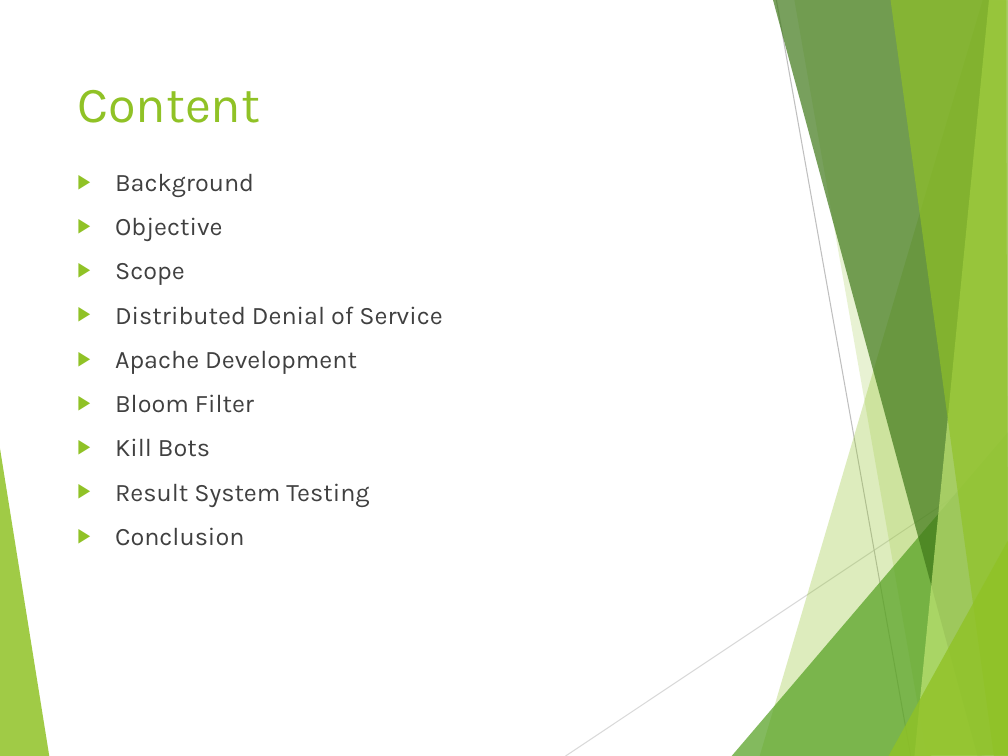
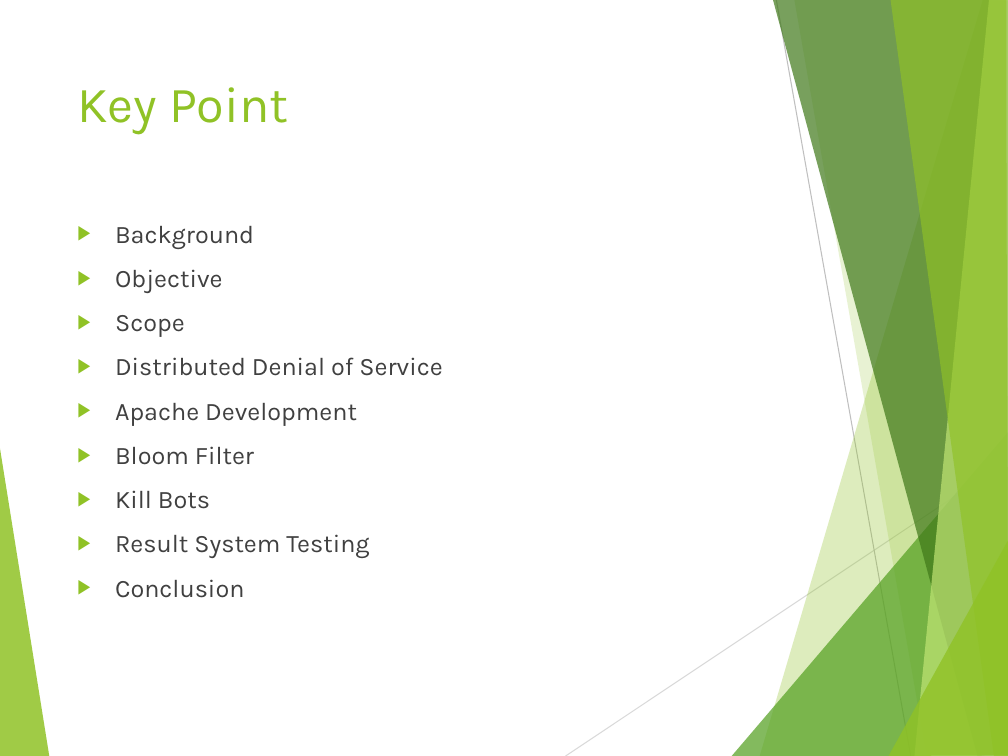
Before and after one commit to iankinch84/TugasAkhirSTTS, a slide deck: slide 2 of _TUGAS AKHIR/BUKU/Current/Presentasi/Presentasi Seminar.pptx. Drawn at 1008x756 pixels with LibreOffice and Linux fonts; fonts in the diff are those of the drawing. Boxes give left, top, right and bottom in pixels: in the first picture for what was removed or moved away, otherwise in the second. Text is boxed around its words. In the diff, an @@ line names an element or a change of style, - is before the commit and + after.

```diff
--- a/_TUGAS AKHIR/BUKU/Current/Presentasi/Presentasi Seminar.pptx
+++ b/_TUGAS AKHIR/BUKU/Current/Presentasi/Presentasi Seminar.pptx
@@ title at bbox=[77, 87, 289, 135]: text changed @@
-Content
+Key Point
@@ text "Background": place and size @@
-text "Background" at bbox=[115, 174, 442, 546]
+text "Background" at bbox=[115, 226, 442, 598]
```
Also in this commit, not shown: 32 slides added, 1 slide removed, 9 other files.
